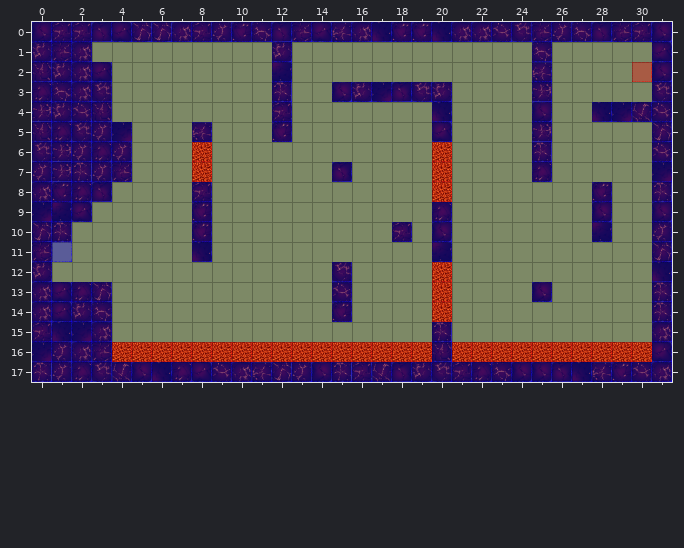
Level history. Tiled map: Spellington/src/res/map/mapDungeon10.tmx. The picture above was drawn from the file before the commit.
Cells are 50x50 px. Shown: x 0..31, y 0..17.
After:
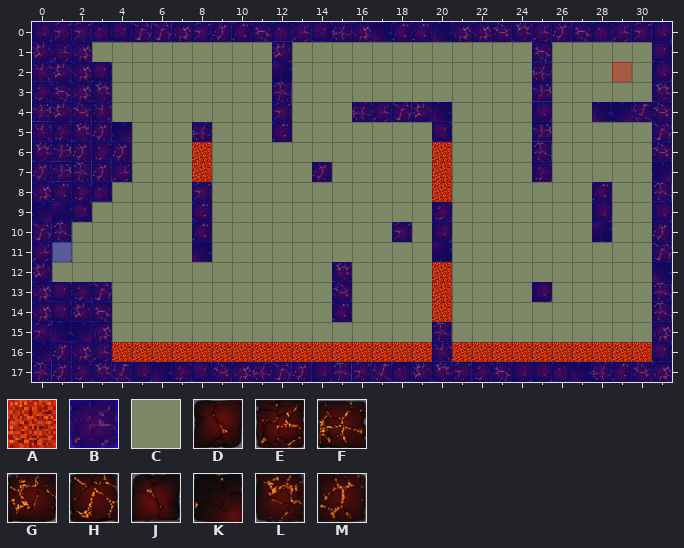
Key: from "collisionTile": A 0, B 3, C 11; from "dungeonTile.png": D 7, E 15, F 29, G 30, H 31, J 36, K 37, L 62, M 63.
_ is an empty cell.
See-through tiles are keyed as they look on the map.
From old to new:
Layer "terrain":
y 3: x 15..20 DGKJLG -> ______
y 4: x 16..19 ____ -> FEHG
y 7: x 14..15 _J -> M_
Layer "collision":
y 3: x 15..20 BBBBBB -> CCCCCC
y 4: x 16..19 CCCC -> BBBB
y 7: x 14..15 CB -> BC
Layer "event":
y 2: x 29..30 _A -> A_
